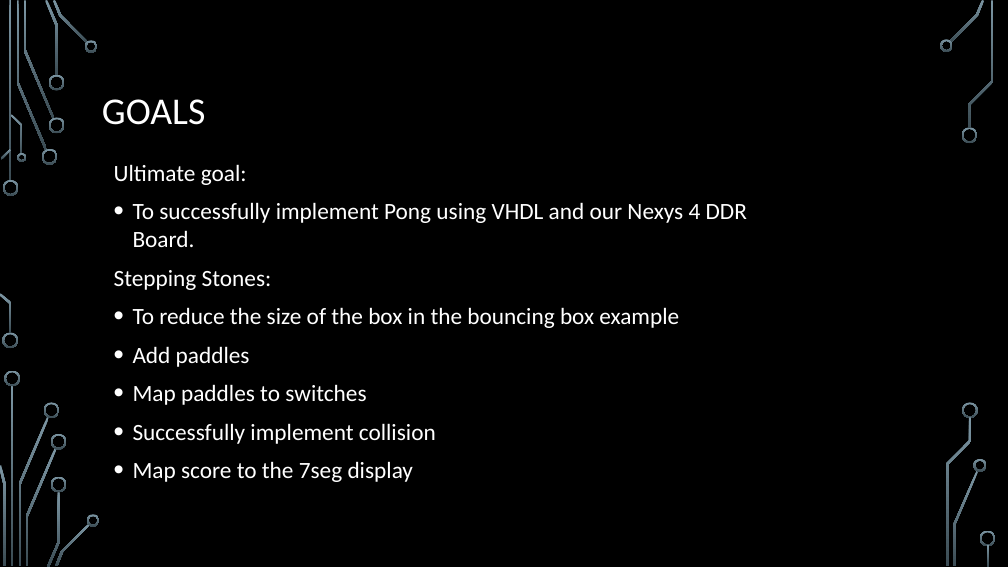
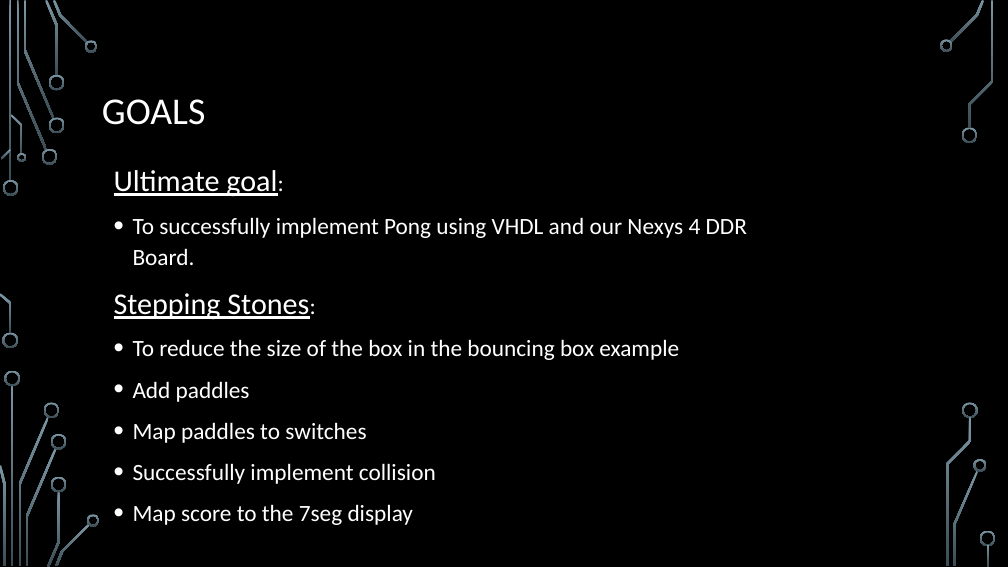
Before and after one commit to mgalle19atWhitworth/CS373_FinalProject, a slide deck: slide 2 of Project_Presentation/PresentationPong.pptx. Drawn at 1008x567 pixels with LibreOffice and Linux fonts; fonts in the diff are those of the drawing; background and template pictures are left out. Boxes give left, top, right and bottom in pixels: in the first picture for what was removed or moved away, otherwise in the second. Text is boxed around its words. In the diff, an @@ line names an element or a change of style, - is before the commit and + after.

Commit message:
Finish Presentation

```diff
--- a/Project_Presentation/PresentationPong.pptx
+++ b/Project_Presentation/PresentationPong.pptx
@@ text "Ultimate goal:" at (x1=114, y1=170, x2=747, y2=525): size 22.2 to 28.7 pt, underline on in "Ultimate goal:", "Stepping Stones:"; line spacing 1 to 1.1 @@
```
Also in this commit, not shown: 1 other slide changed, 3 slides added, 2 slides removed.
